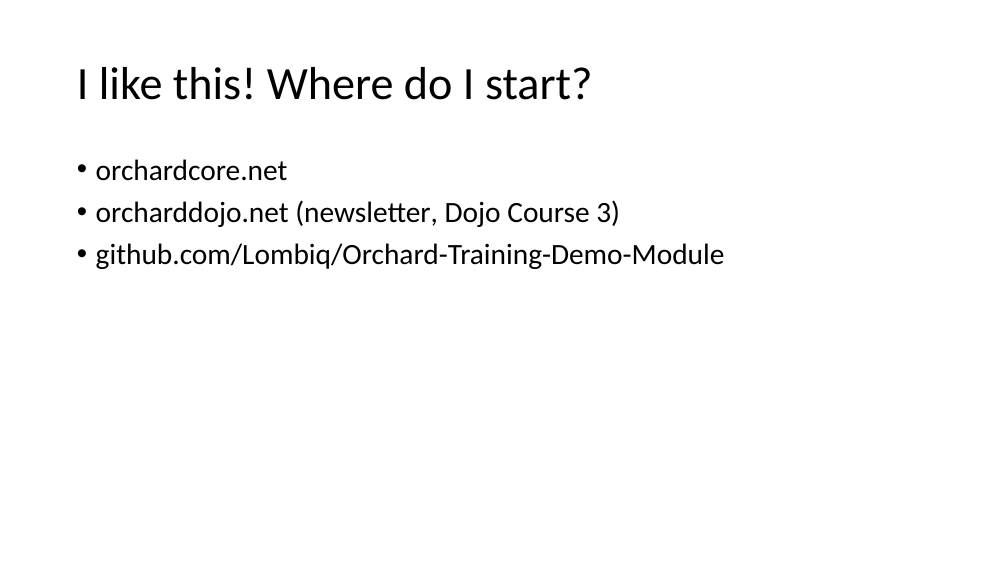
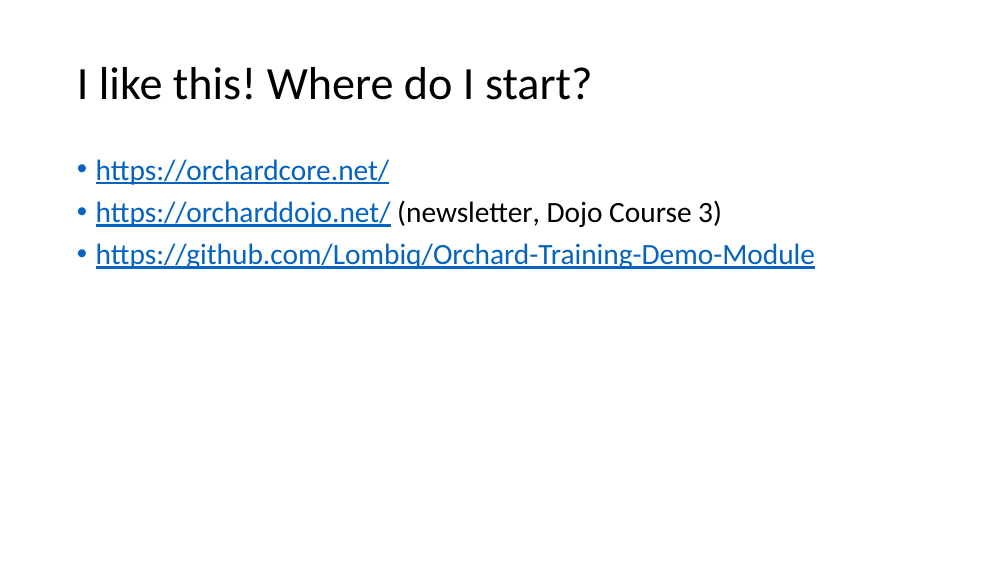
Before and after one commit to Lombiq/Orchard-Ambassadors-Toolbox, a slide deck: slide 13 of IntroductoryTalkTemplate/Showcasing Orchard Core CMS.pptx. Drawn at 1008x567 pixels with LibreOffice and Linux fonts; fonts in the diff are those of the drawing. Boxes give left, top, right and bottom in pixels: in the first picture for what was removed or moved away, otherwise in the second. Text is boxed around its words. In the diff, an @@ line names an element or a change of style, - is before the commit and + after.

```diff
--- a/IntroductoryTalkTemplate/Showcasing Orchard Core CMS.pptx
+++ b/IntroductoryTalkTemplate/Showcasing Orchard Core CMS.pptx
@@ text at (96,159,815,269): text changed; text colour #000000 to #0563C1 @@
-• orchardcore.net
-• orcharddojo.net (newsletter, Dojo Course 3)
-• github.com/Lombiq/Orchard-Training-Demo-Module
+• https://orchardcore.net/
+• https://orcharddojo.net/ (newsletter, Dojo Course 3)
+• https://github.com/Lombiq/Orchard-Training-Demo-Module
```
Also in this commit, not shown: 2 other slides changed.
